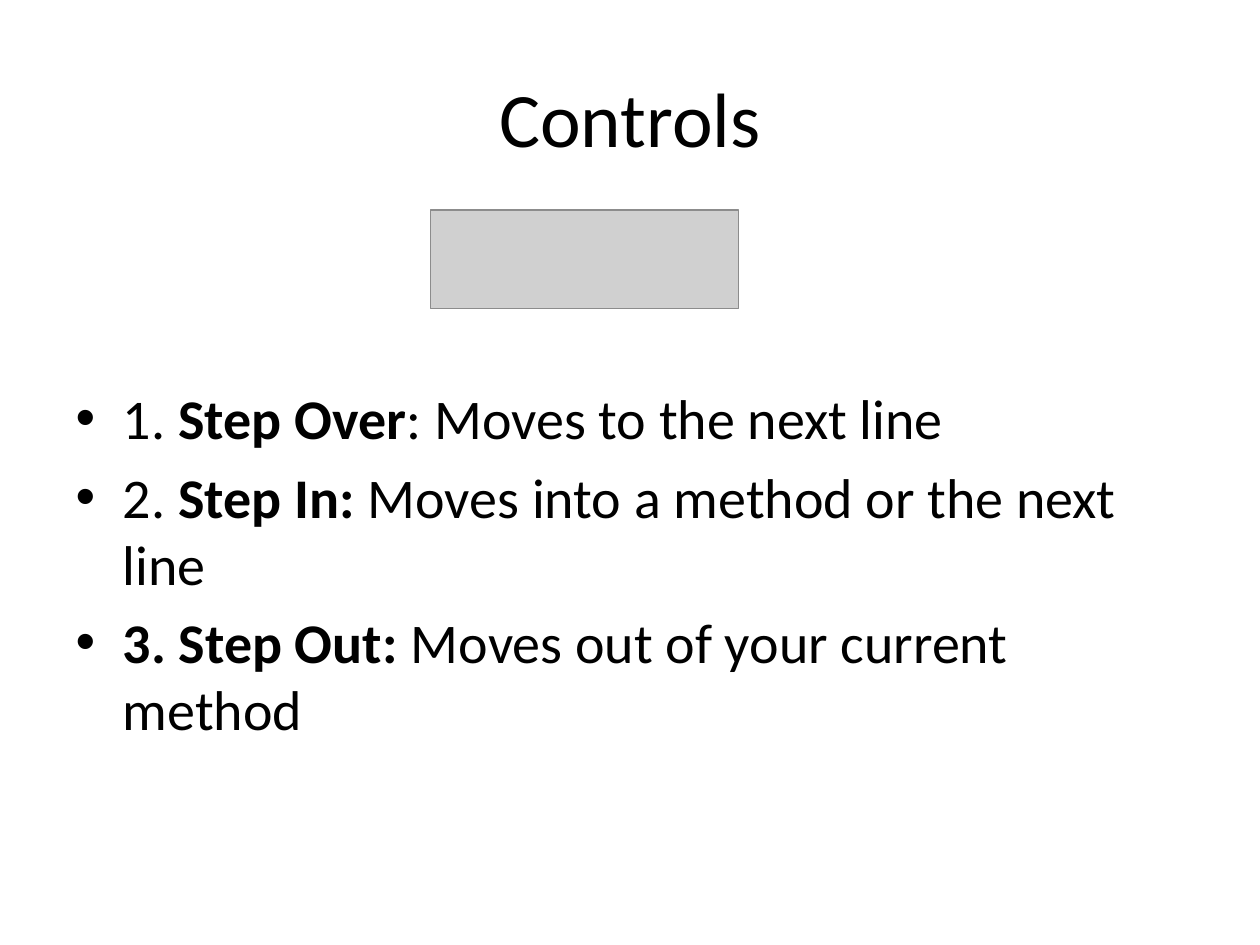
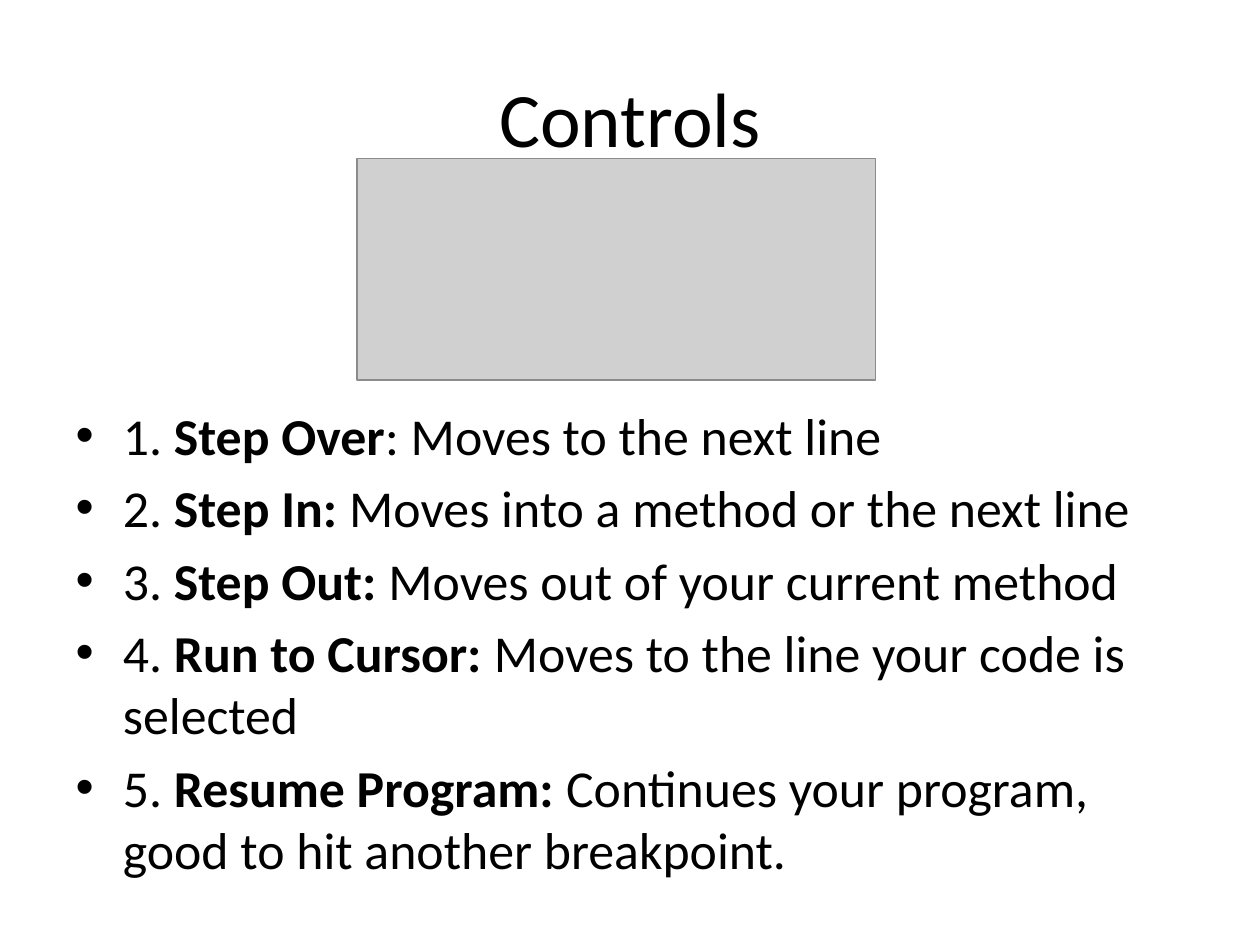
Before and after one commit to chang47/AndroidTutorial, a slide deck: slide 28 of Lesson4 Debugging/Android Lesson 4 Debugging.pptx (slide 29 before the commit). Drawn at 1260x945 pixels with LibreOffice and Linux fonts; fonts in the diff are those of the drawing; grey boxes stand for pictures. Boxes give left, top, right and bottom in pixels: in the first picture for what was removed or moved away, otherwise in the second. Text is boxed around its words. In the diff, an @@ line names an element or a change of style, - is before the commit and + after.

```diff
--- a/Lesson4 Debugging/Android Lesson 4 Debugging.pptx
+++ b/Lesson4 Debugging/Android Lesson 4 Debugging.pptx
@@ picture added at bbox=[357, 159, 874, 381] @@
@@ picture removed at bbox=[431, 210, 740, 309] @@
@@ text "1. Step Over: Moves to ...": place and size @@
-text "1. Step Over: Moves to ..." at bbox=[123, 400, 1116, 731]
+text "1. Step Over: Moves to ..." at bbox=[123, 419, 1130, 878]
@@ text at bbox=[123, 419, 1130, 609]: size 32 to 29.6 pt in "1. Step Over: Moves to the next ...", "2. Step In: Moves into a method ...", "3. Step Out: Moves out of your ..."; bold off in "3." @@
@@ text at bbox=[123, 636, 1125, 878]: paragraphs added @@
+• 4. Run to Cursor: Moves to the line your code is selected
+• 5. Resume Program: Continues your program, good to hit another breakpoint.
```
Also in this commit, not shown: 1 other slide changed, 1 slide removed.
